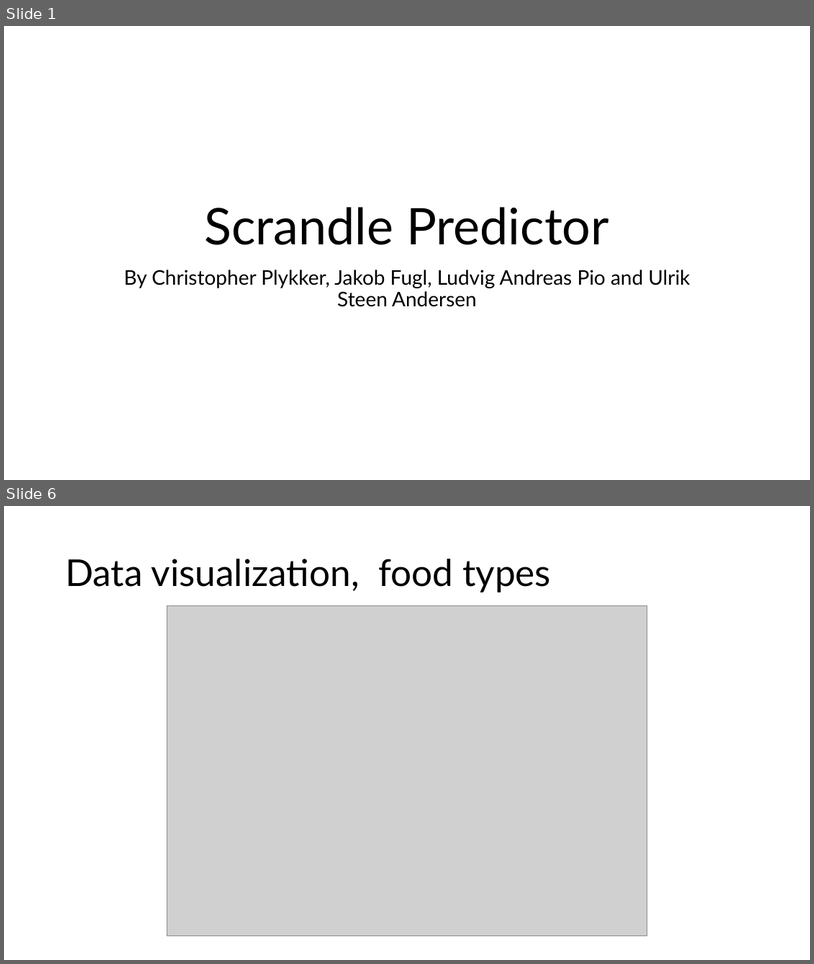
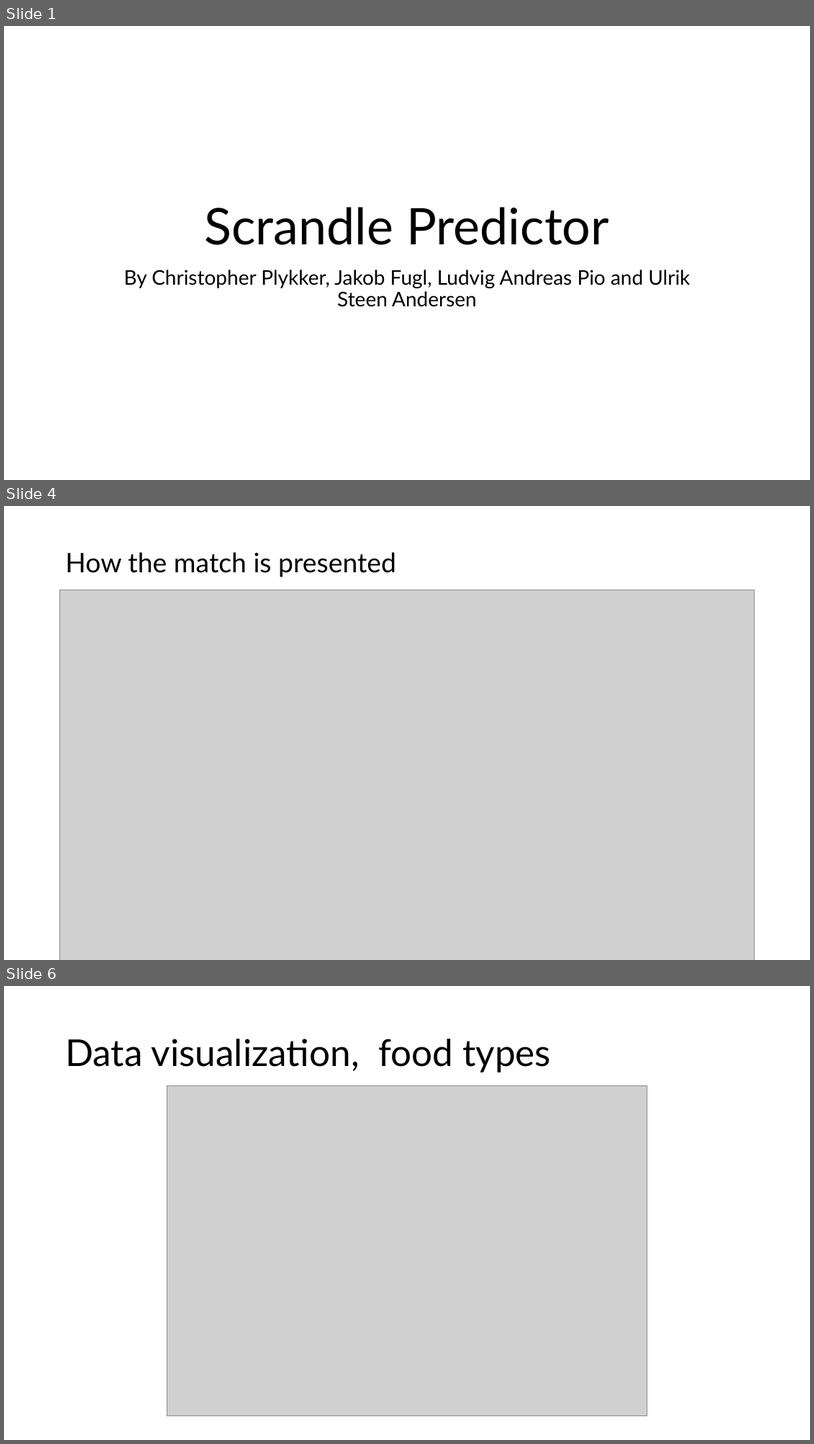
Before and after one commit to JakobFugl/scrandle_ml_project, a slide deck: power_point_folder/power_point_project.pptx. Shown one above the other, each under a label of ours: slides 1 and 6 before the commit, slides 1, 4 and 6 after it; the slides between them are not shown. The pictures are 814x964 and 814x1444 pixels, drawn with LibreOffice and Linux fonts; fonts in the diff are those of the drawing; grey boxes stand for pictures. Boxes give left, top, right and bottom in pixels: in the first picture for what was removed or moved away, otherwise in the second. Text is boxed around its words. In the diff, an @@ line names an element or a change of style, - is before the commit and + after.

```diff
--- a/power_point_folder/power_point_project.pptx
+++ b/power_point_folder/power_point_project.pptx
@@ slide 4 added at box(4, 506, 810, 960), background #FFFFFF @@
@@ title added at box(65, 552, 396, 577), 32 pt, text #000000 @@
+How the match is presented
@@ picture added at box(59, 590, 756, 960) @@
```
Also in this commit, not shown: 3 slides changed, 1 other slide added, 2 slides removed, 4 other files.
